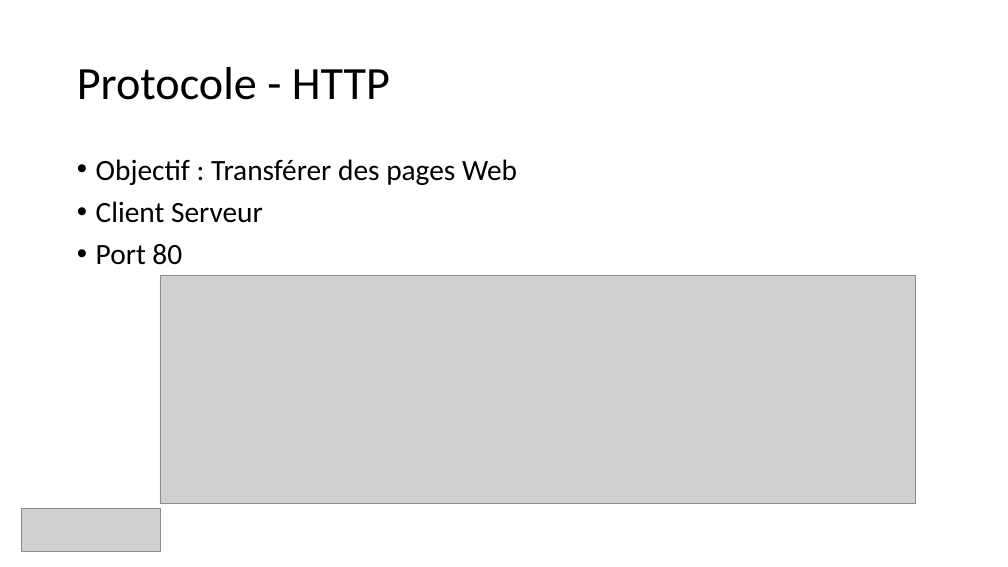
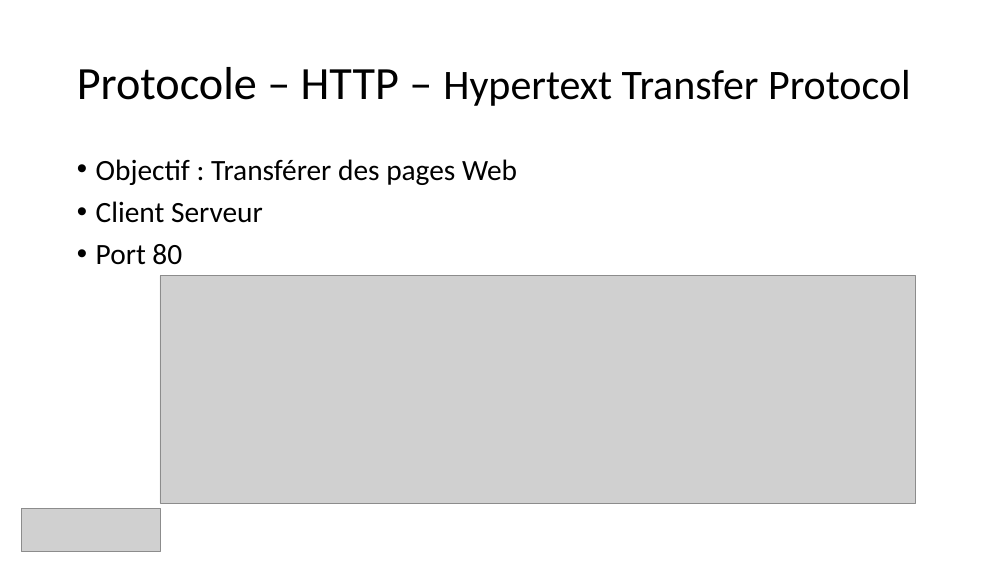
Before and after one commit to guillaume-rico/reseaux_informatiques, a slide deck: slide 25 of 01_CM/CM3 Réseaux Informatiques.pptx. Drawn at 1008x567 pixels with LibreOffice and Linux fonts; fonts in the diff are those of the drawing; grey boxes stand for pictures. Boxes give left, top, right and bottom in pixels: in the first picture for what was removed or moved away, otherwise in the second. Text is boxed around its words. In the diff, an @@ line names an element or a change of style, - is before the commit and + after.

```diff
--- a/01_CM/CM3 Réseaux Informatiques.pptx
+++ b/01_CM/CM3 Réseaux Informatiques.pptx
@@ title at box(77, 67, 911, 106): text changed; size 44 to 40 pt @@
-Protocole - HTTP
+Protocole – HTTP – Hypertext Transfer Protocol
```
Also in this commit, not shown: 6 other slides changed, 3 other files.
